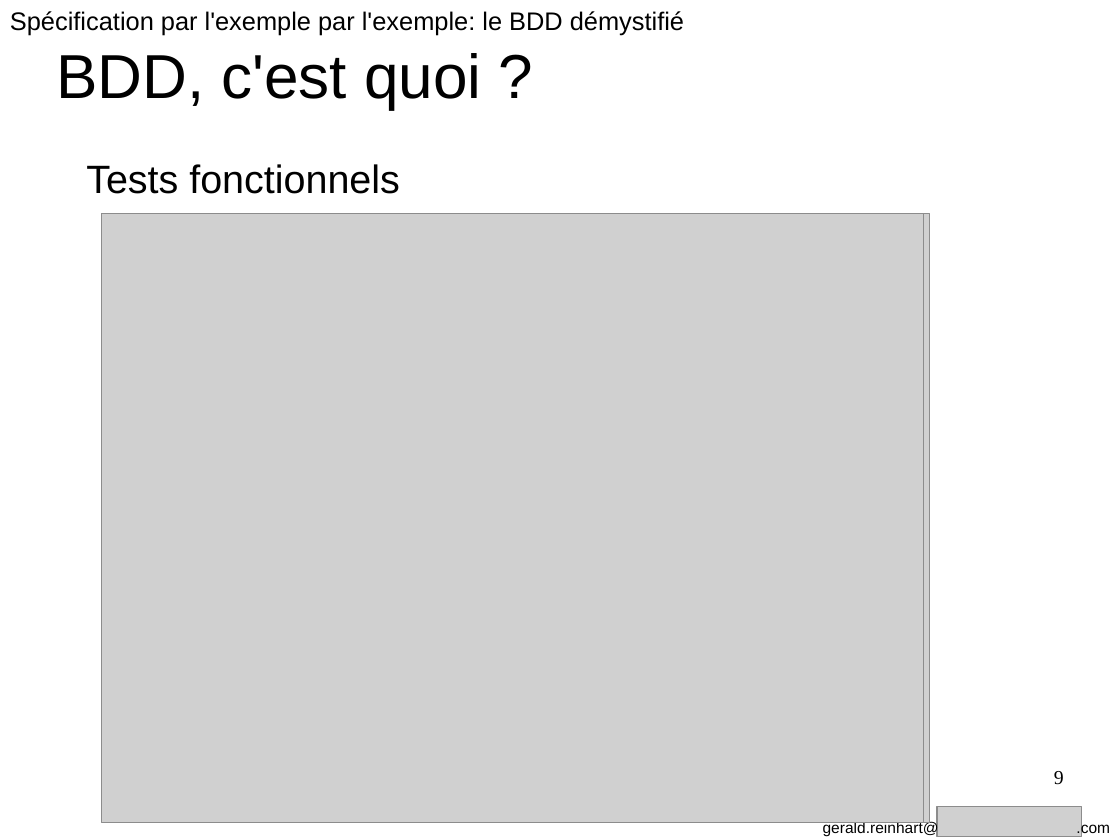
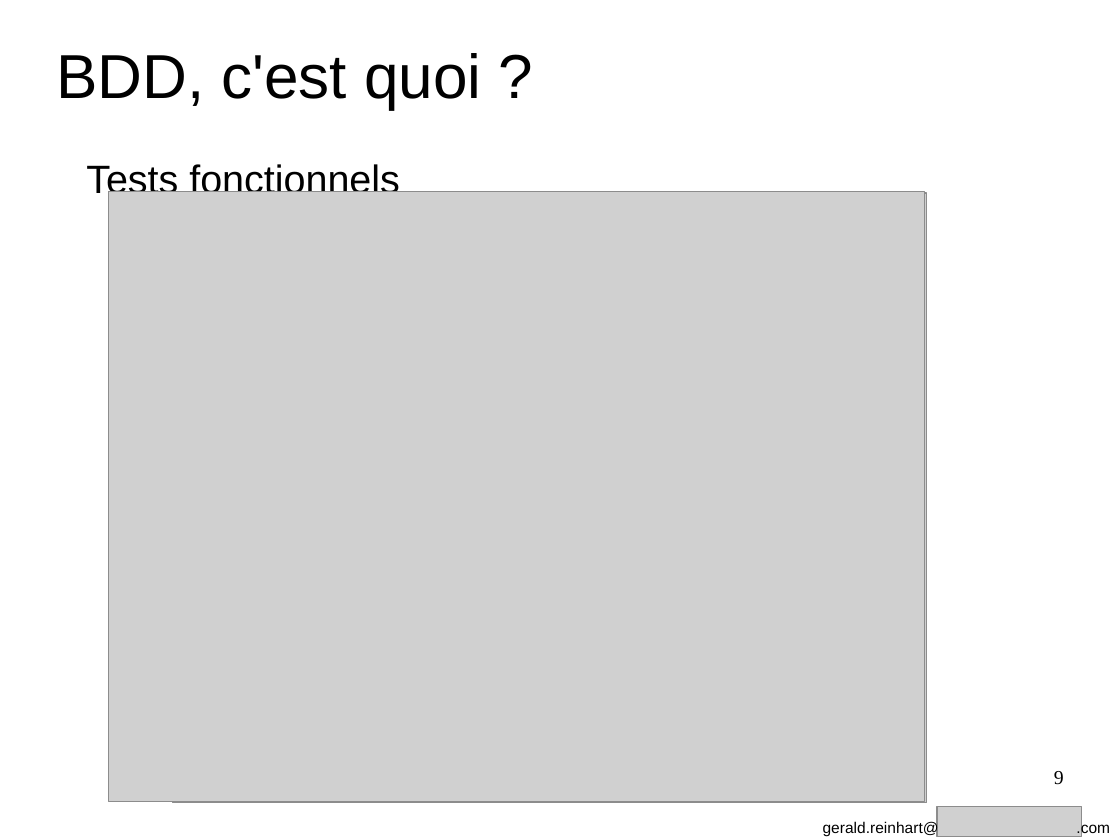
Before and after one commit to GeReinhart/dojo-bdd-library-ws-java, a slide deck: slide 9 of doc/BDD_presentation_agile_grenoble_2016.odp. Drawn at 1120x840 pixels with LibreOffice and Linux fonts; fonts in the diff are those of the drawing; grey boxes stand for pictures. Boxes give left, top, right and bottom in pixels: in the first picture for what was removed or moved away, otherwise in the second. Text is boxed around its words. In the diff, an @@ line names an element or a change of style, - is before the commit and + after.

```diff
--- a/doc/BDD_presentation_agile_grenoble_2016.odp
+++ b/doc/BDD_presentation_agile_grenoble_2016.odp
@@ text removed at box(10, 11, 684, 35) @@
-Spécification par l'exemple par l'exemple: le BDD démystifié
@@ picture: place and size @@
-picture at box(102, 213, 924, 823)
+picture at box(109, 192, 925, 802)
@@ picture: place and size @@
-picture at box(173, 213, 930, 823)
+picture at box(172, 193, 927, 803)
```
Also in this commit, not shown: 54 other slides changed, 2 slides removed, 5 other files.
